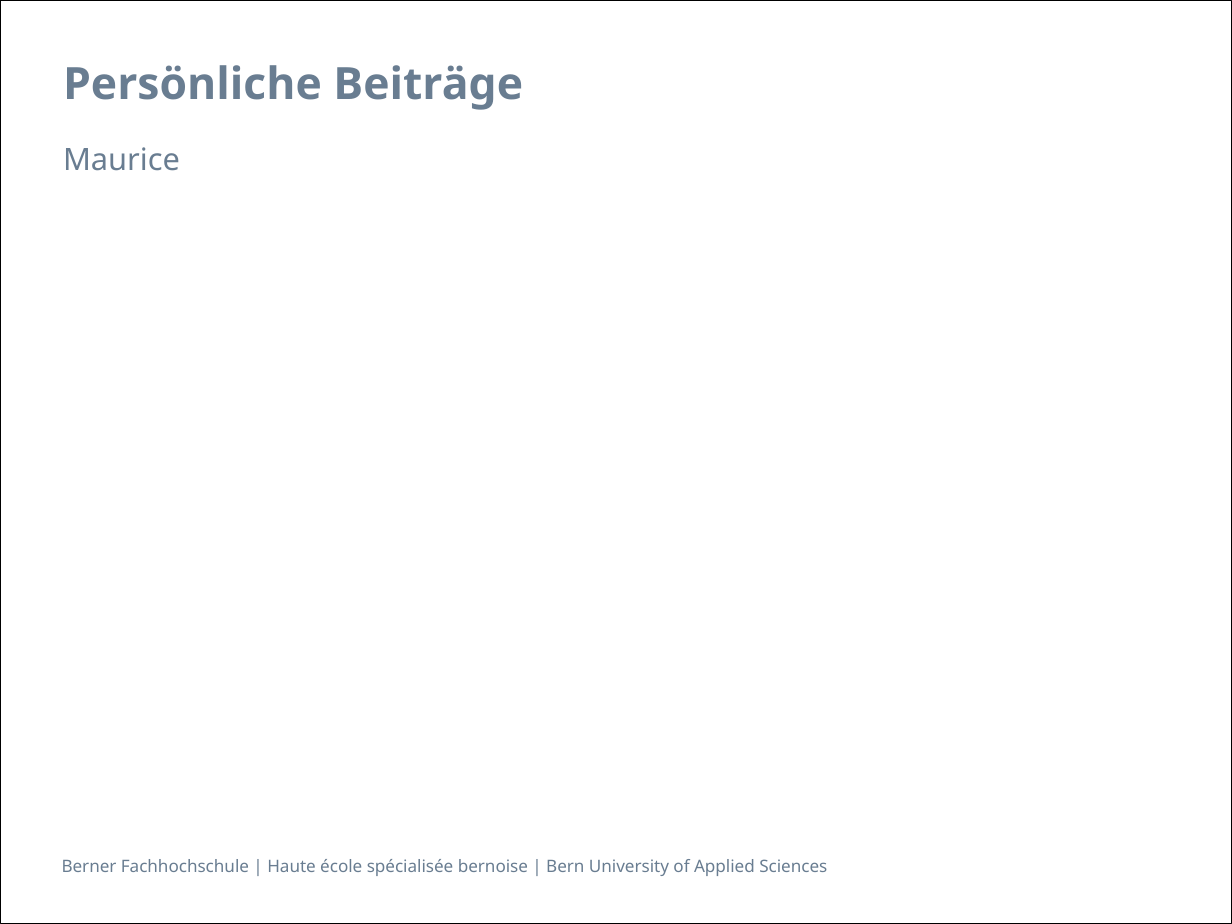
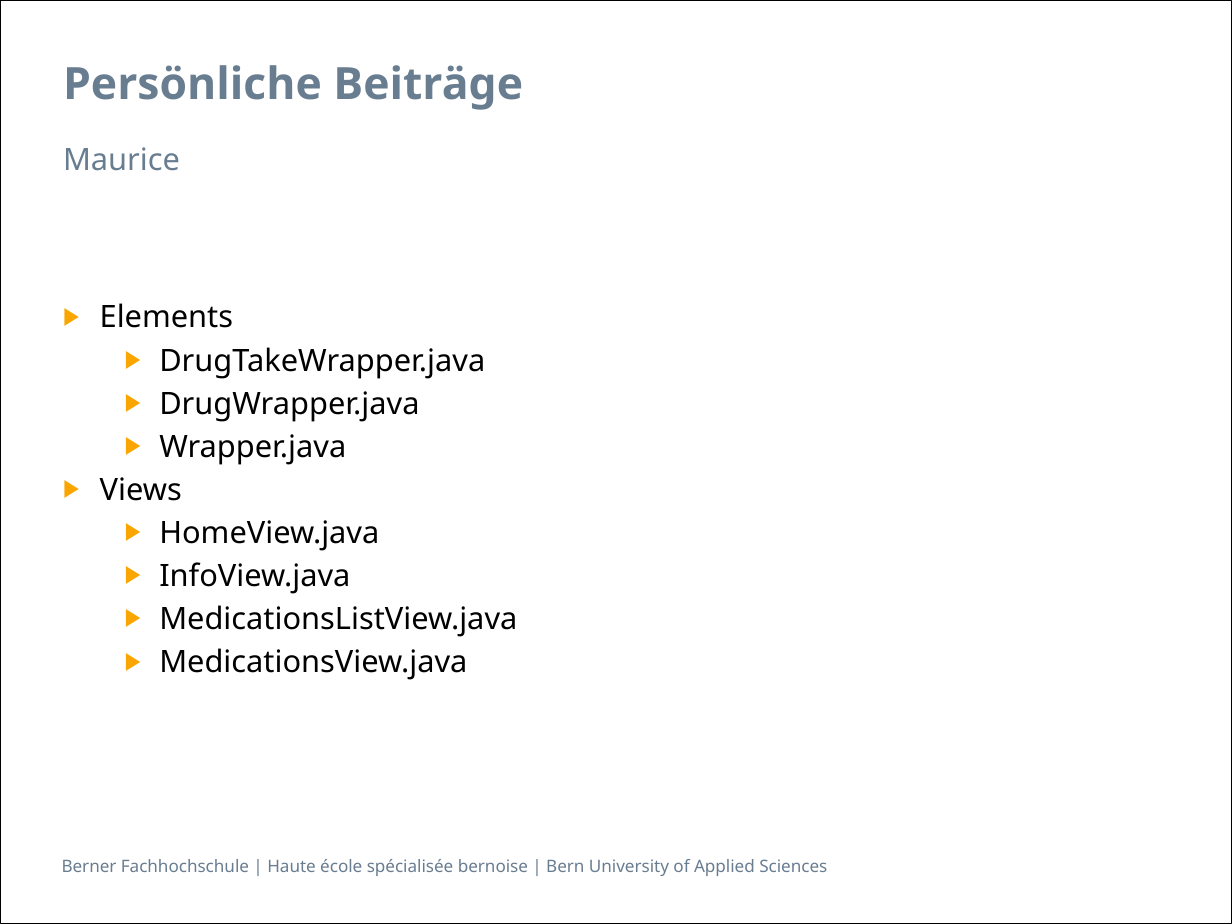
Before and after one commit to zyssm4/ch.bfh.btx8081.w2015.red, a slide deck: slide 8 of doc/Task14/task14_presentation Schlurp.pptx. Drawn at 1232x924 pixels with LibreOffice and Linux fonts; fonts in the diff are those of the drawing; background and template pictures are left out. Boxes give left, top, right and bottom in pixels: in the first picture for what was removed or moved away, otherwise in the second. Text is boxed around its words. In the diff, an @@ line names an element or a change of style, - is before the commit and + after.

```diff
--- a/doc/Task14/task14_presentation Schlurp.pptx
+++ b/doc/Task14/task14_presentation Schlurp.pptx
@@ text added at <box>100,303,517,680</box>, 18 pt, text #000000 @@
+▶ Elements
+  ▶ DrugTakeWrapper.java
+  ▶ DrugWrapper.java
+  ▶ Wrapper.java
+▶ Views
+  ▶ HomeView.java
+  ▶ InfoView.java
+  ▶ MedicationsListView.java
+  ▶ MedicationsView.java
```
Also in this commit, not shown: 1 slide added.
